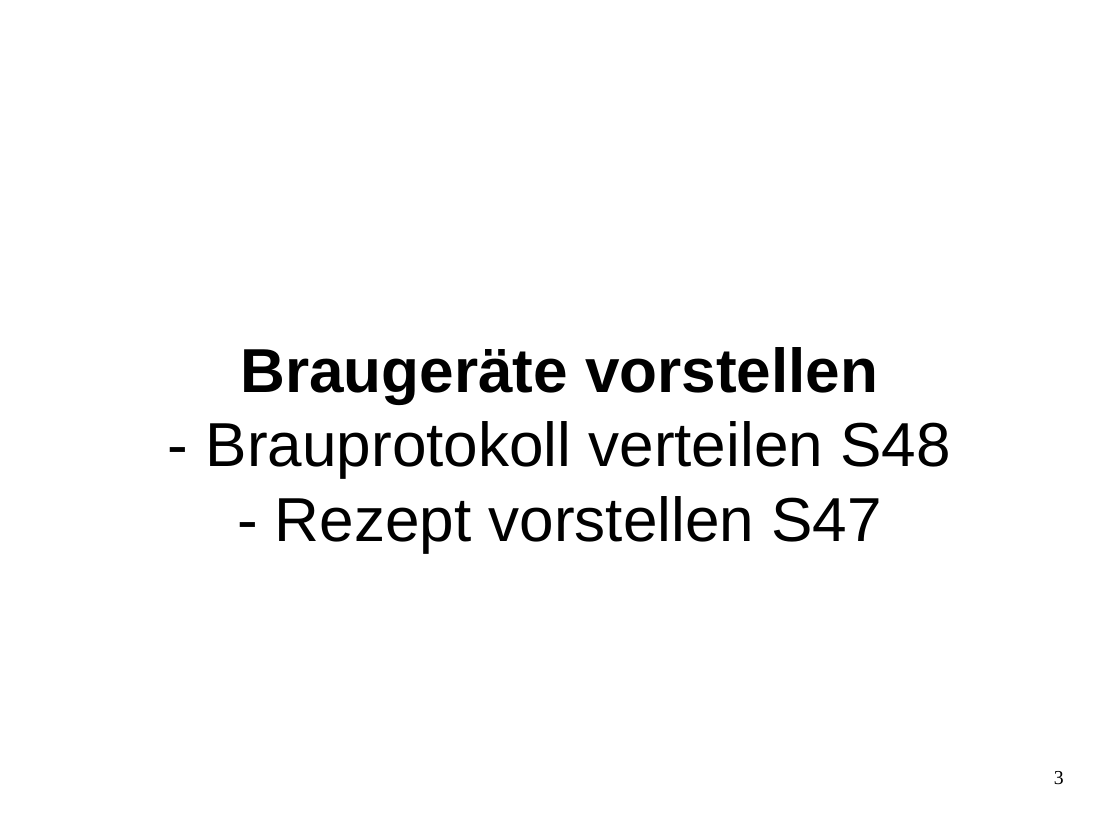
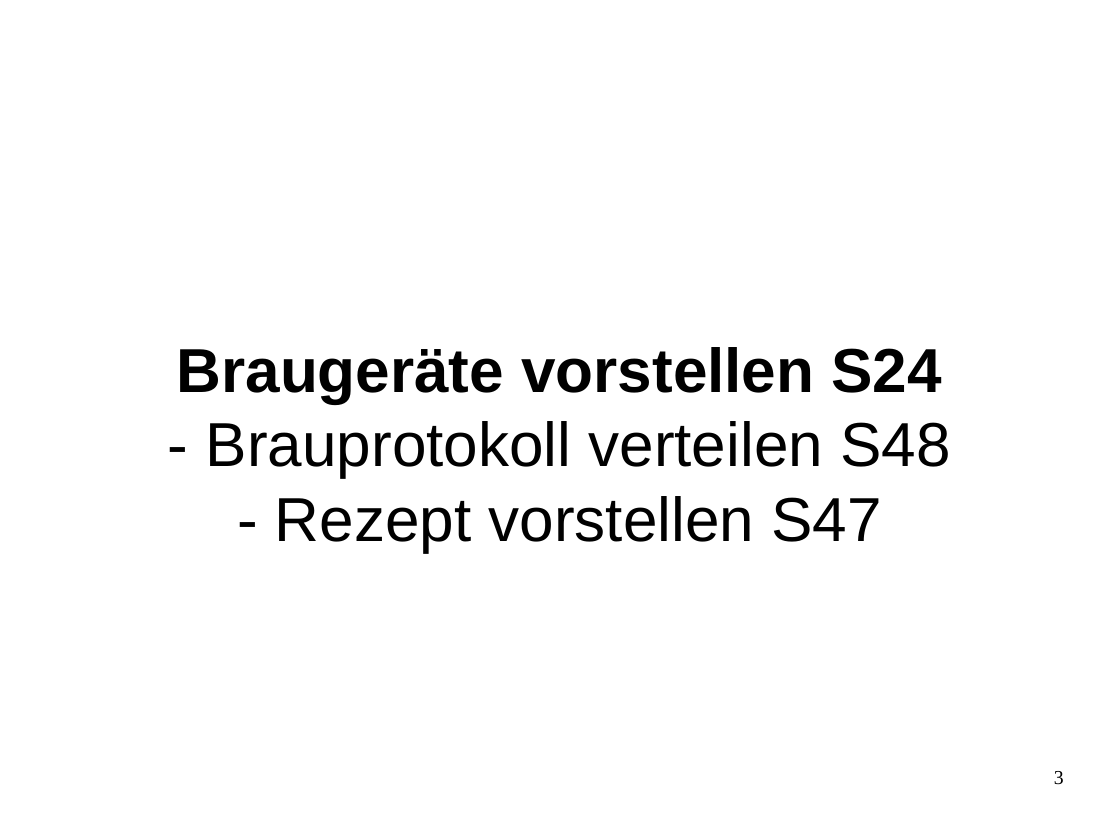
Before and after one commit to sky4walk/documents, a slide deck: slide 3 of Zwieselbrau-Brauseminar-Handkarten.odp. Drawn at 1120x840 pixels with LibreOffice and Linux fonts; fonts in the diff are those of the drawing. Boxes give left, top, right and bottom in pixels: in the first picture for what was removed or moved away, otherwise in the second. Text is boxed around its words. In the diff, an @@ line names an element or a change of style, - is before the commit and + after.

```diff
--- a/Zwieselbrau-Brauseminar-Handkarten.odp
+++ b/Zwieselbrau-Brauseminar-Handkarten.odp
@@ title at (x1=177, y1=347, x2=950, y2=552): text changed @@
-Braugeräte vorstellen
-- Brauprotokoll verteilen S48
-- Rezept vorstellen S47
+Braugeräte vorstellen S24
+- Brauprotokoll verteilen S48
+- Rezept vorstellen S47
```
Also in this commit, not shown: 10 other slides changed, 1 other file.
